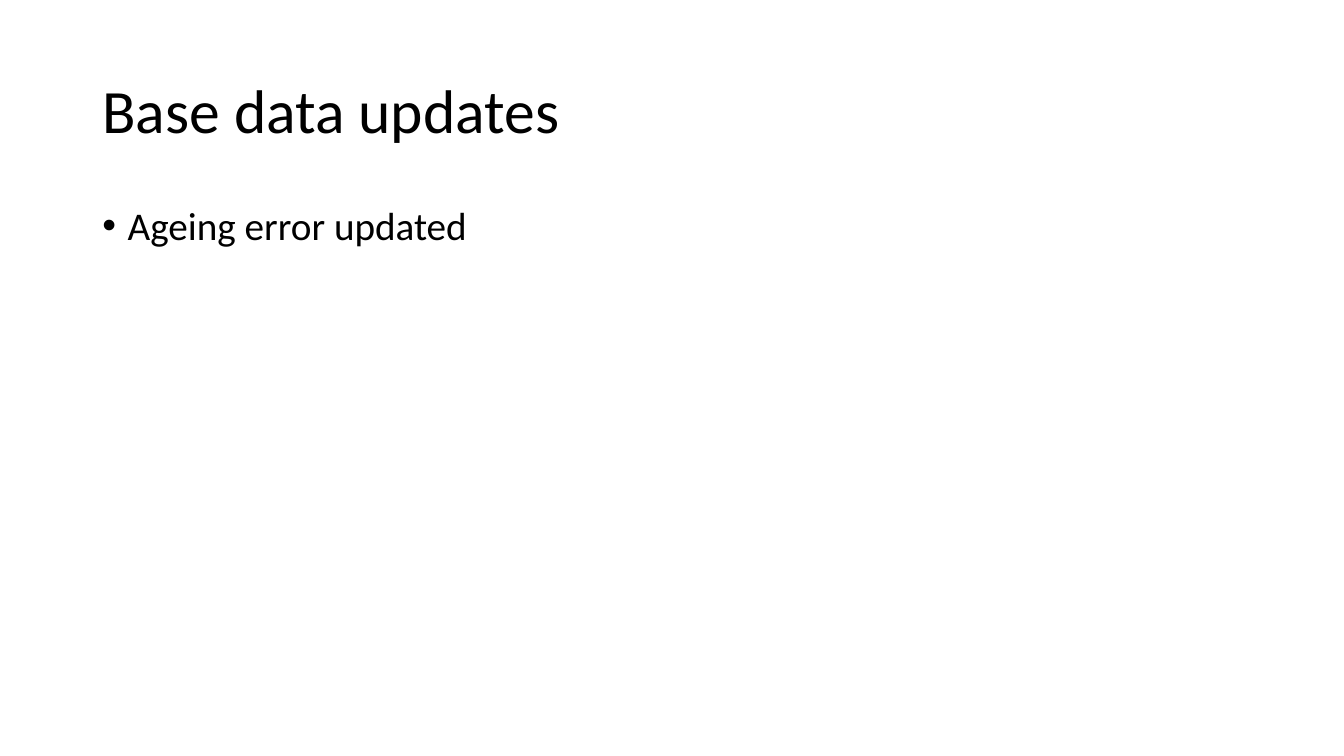
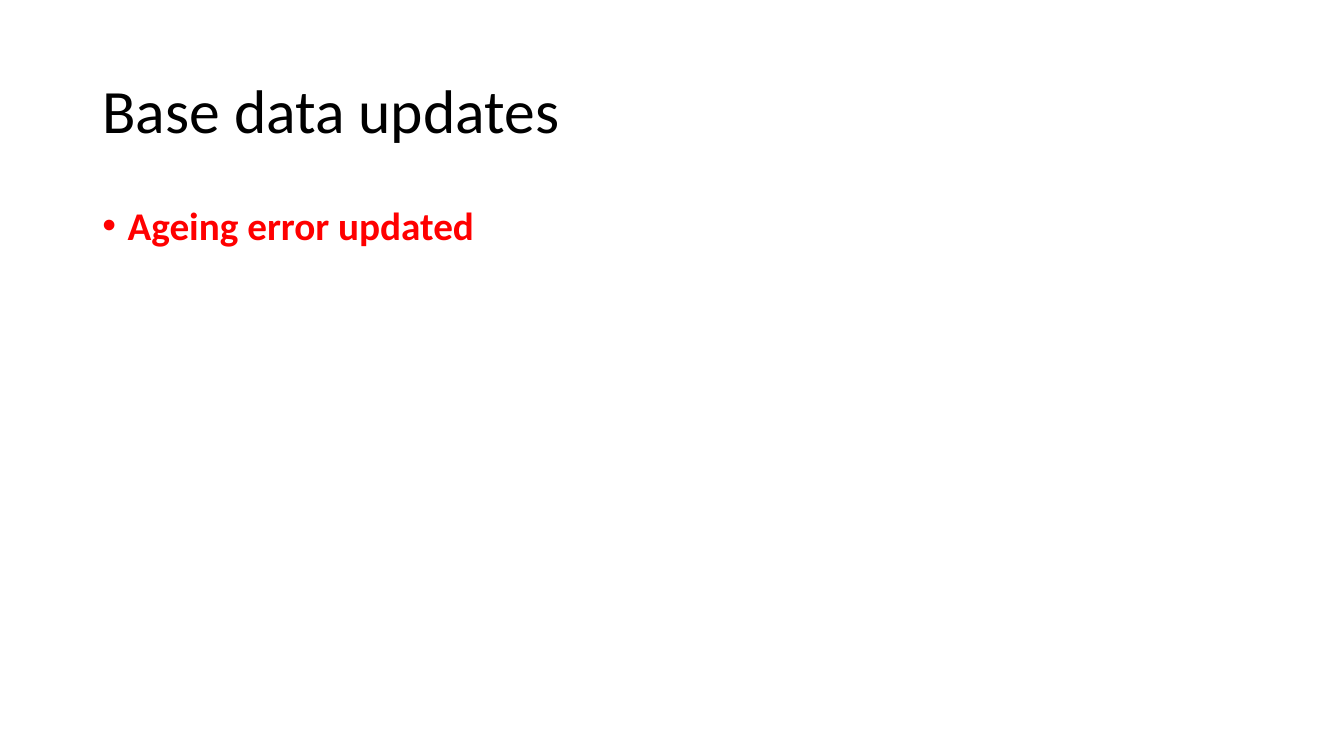
Before and after one commit to pete-hulson/goa_pcod, a slide deck: slide 3 of 2024/presentation/sept_pt/sept_pt_notes.pptx. Drawn at 1344x756 pixels with LibreOffice and Linux fonts; fonts in the diff are those of the drawing. Boxes give left, top, right and bottom in pixels: in the first picture for what was removed or moved away, otherwise in the second. Text is boxed around its words. In the diff, an @@ line names an element or a change of style, - is before the commit and + after.

```diff
--- a/2024/presentation/sept_pt/sept_pt_notes.pptx
+++ b/2024/presentation/sept_pt/sept_pt_notes.pptx
@@ text "Ageing error updated" at [128,212,474,247]: text colour #000000 to #FF0000, bold on @@
```
Also in this commit, not shown: 3 other slides changed, 6 slides added, 8 other files.
